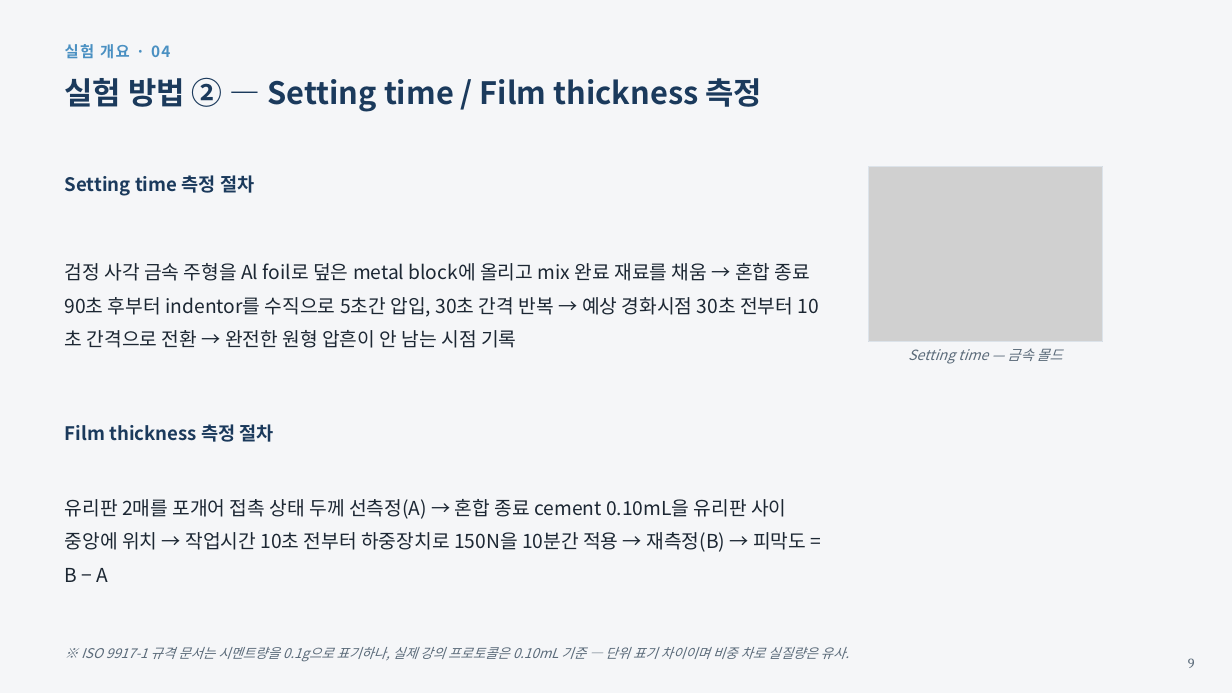
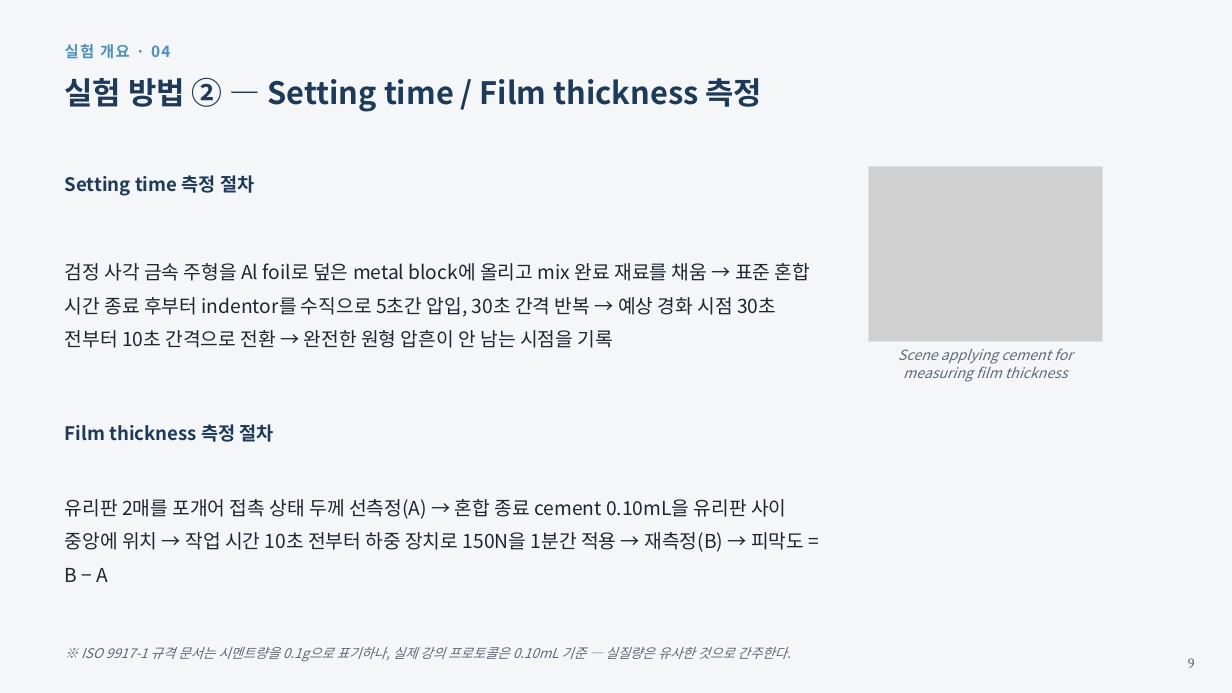
Before and after one commit to yojokem/-, a slide deck: slide 9 of 수복치과재료학실험/수복치과재료학실험_DentalCements_20260922.pptx. Drawn at 1232x693 pixels with LibreOffice and Linux fonts; fonts in the diff are those of the drawing; grey boxes stand for pictures. Boxes give left, top, right and bottom in pixels: in the first picture for what was removed or moved away, otherwise in the second. Text is boxed around its words. In the diff, an @@ line names an element or a change of style, - is before the commit and + after.

```diff
--- a/수복치과재료학실험/수복치과재료학실험_DentalCements_20260922.pptx
+++ b/수복치과재료학실험/수복치과재료학실험_DentalCements_20260922.pptx
@@ text at (65, 263, 810, 348): text changed @@
-검정 사각 금속 주형을 Al foil로 덮은 metal block에 올리고 mix 완료 재료를 채움 → 혼합 종료 90초 후부터 indentor를 수직으로 5초간 압입, 30초 간격 반복 → 예상 경화시점 30초 전부터 10초 간격으로 전환 → 완전한 원형 압흔이 안 남는 시점 기록
+검정 사각 금속 주형을 Al foil로 덮은 metal block에 올리고 mix 완료 재료를 채움 → 표준 혼합 시간 종료 후부터 indentor를 수직으로 5초간 압입, 30초 간격 반복 → 예상 경화 시점 30초 전부터 10초 간격으로 전환 → 완전한 원형 압흔이 안 남는 시점을 기록
@@ text at (898, 348, 1072, 382): text changed @@
-Setting time — 금속 몰드
+Scene applying cement for measuring film thickness
@@ text at (65, 499, 804, 582): text changed @@
-유리판 2매를 포개어 접촉 상태 두께 선측정(A) → 혼합 종료 cement 0.10mL을 유리판 사이 중앙에 위치 → 작업시간 10초 전부터 하중장치로 150N을 10분간 적용 → 재측정(B) → 피막도 = B − A
+유리판 2매를 포개어 접촉 상태 두께 선측정(A) → 혼합 종료 cement 0.10mL을 유리판 사이 중앙에 위치 → 작업 시간 10초 전부터 하중 장치로 150N을 1분간 적용 → 재측정(B) → 피막도 = B − A
@@ text at (81, 647, 791, 662): text changed @@
-※ ISO 9917-1 규격 문서는 시멘트량을 0.1g으로 표기하나, 실제 강의 프로토콜은 0.10mL 기준 — 단위 표기 차이이며 비중 차로 실질량은 유사.
+※ ISO 9917-1 규격 문서는 시멘트량을 0.1g으로 표기하나, 실제 강의 프로토콜은 0.10mL 기준 — 실질량은 유사한 것으로 간주한다.
```
Also in this commit, not shown: 11 other slides changed, 3 other files.
